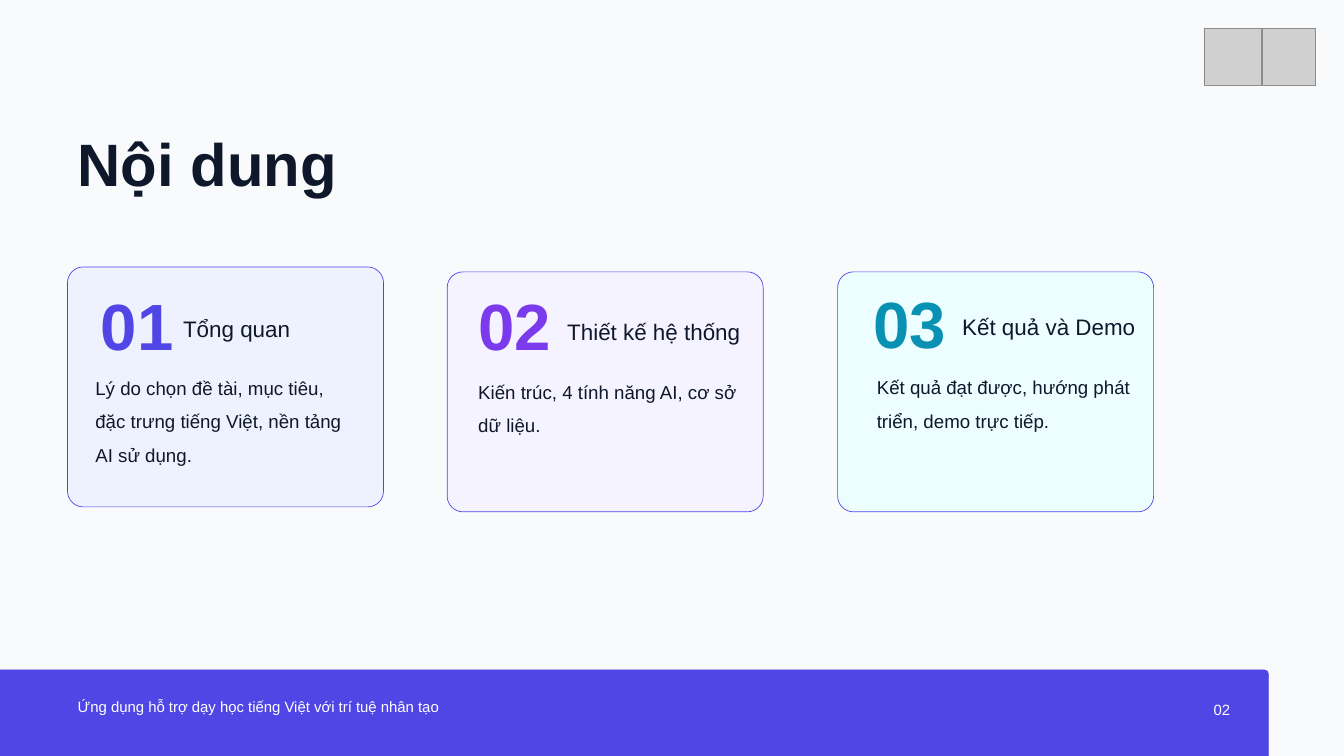
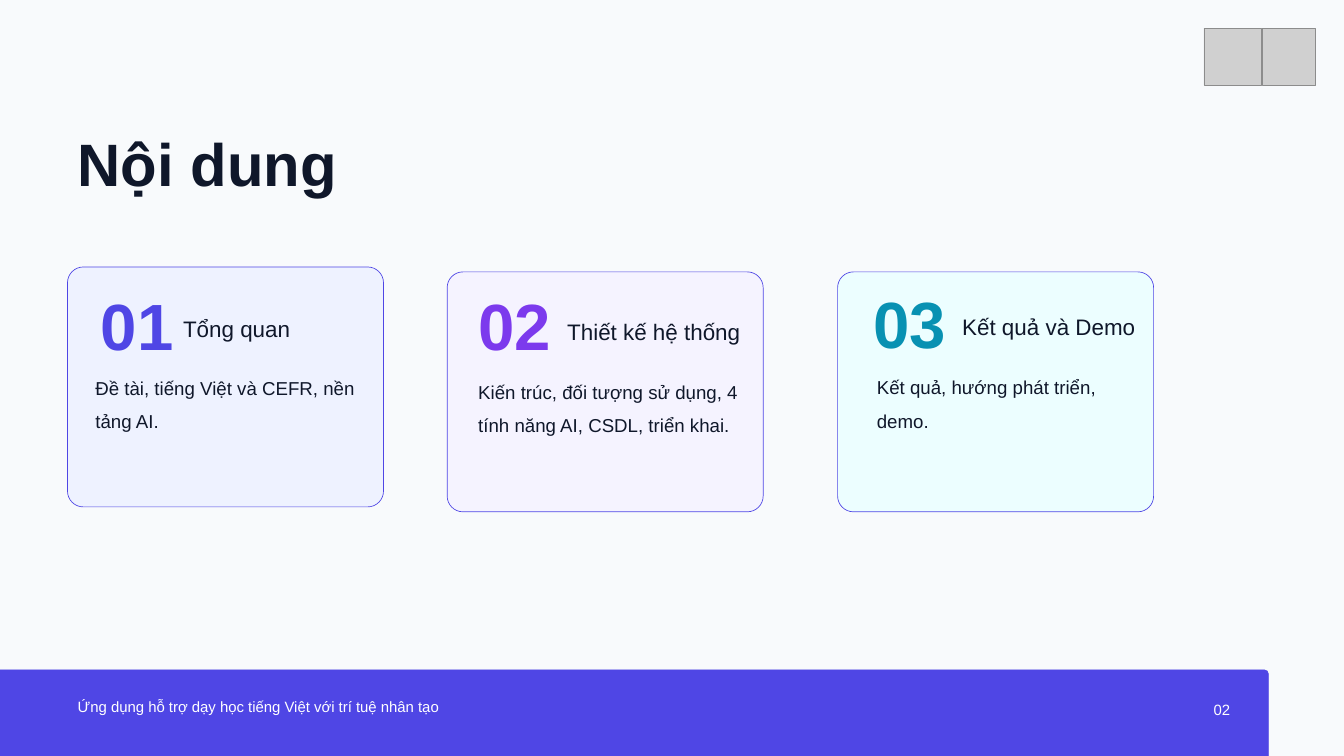
Before and after one commit to PhuVinhAI/LinVNix, a slide deck: slide 2 of BaoCao/kl-da22ttc-nguyenhuynhphuvinh-110122203-linvnix.pptx. Drawn at 1344x756 pixels with LibreOffice and Linux fonts; fonts in the diff are those of the drawing; grey boxes stand for pictures. Boxes give left, top, right and bottom in pixels: in the first picture for what was removed or moved away, otherwise in the second. Text is boxed around its words. In the diff, an @@ line names an element or a change of style, - is before the commit and + after.

```diff
--- a/BaoCao/kl-da22ttc-nguyenhuynhphuvinh-110122203-linvnix.pptx
+++ b/BaoCao/kl-da22ttc-nguyenhuynhphuvinh-110122203-linvnix.pptx
@@ text at <box>95,380,354,432</box>: text changed @@
-Lý do chọn đề tài, mục tiêu, đặc trưng tiếng Việt, nền tảng AI sử dụng.
+Đề tài, tiếng Việt và CEFR, nền tảng AI.
@@ text at <box>478,384,737,436</box>: text changed @@
-Kiến trúc, 4 tính năng AI, cơ sở dữ liệu.
+Kiến trúc, đối tượng sử dụng, 4 tính năng AI, CSDL, triển khai.
@@ text at <box>877,380,1096,428</box>: text changed @@
-Kết quả đạt được, hướng phát triển, demo trực tiếp.
+Kết quả, hướng phát triển, demo.
```
Also in this commit, not shown: 9 other slides changed.
